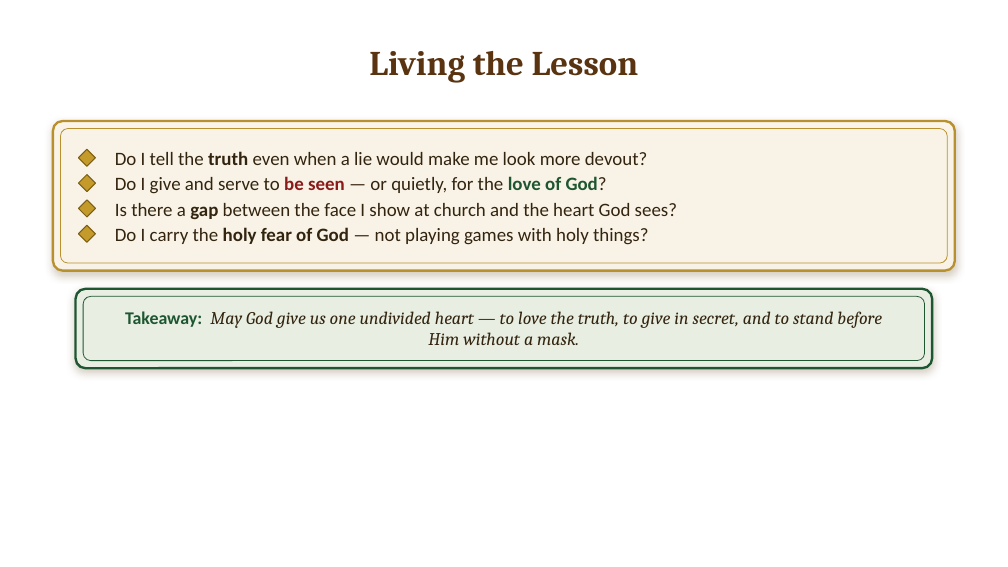
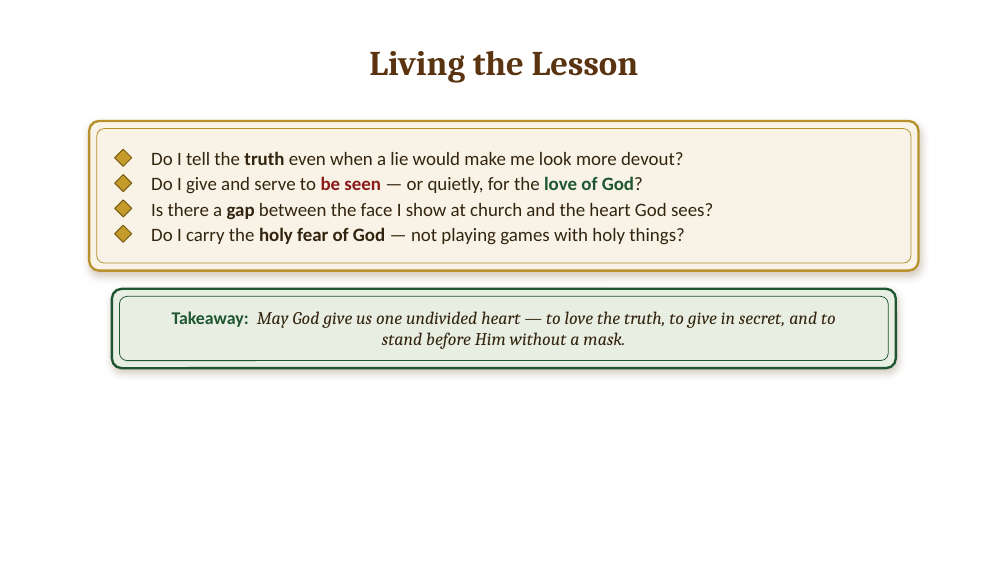
Before and after one commit to kidtechera369-beep/stleotc-theology, a slide deck: slide 14 of downloads/Ananias_and_Sapphira_Lesson_Slides.pptx. Drawn at 1008x567 pixels with LibreOffice and Linux fonts; fonts in the diff are those of the drawing; background and template pictures are left out. Boxes give left, top, right and bottom in pixels: in the first picture for what was removed or moved away, otherwise in the second. Text is boxed around its words. In the diff, an @@ line names an element or a change of style, - is before the commit and + after.

```diff
--- a/downloads/Ananias_and_Sapphira_Lesson_Slides.pptx
+++ b/downloads/Ananias_and_Sapphira_Lesson_Slides.pptx
@@ rounded rectangle: place and size @@
-rounded rectangle at bbox=[53, 121, 955, 271]
+rounded rectangle at bbox=[89, 121, 919, 271]
@@ rounded rectangle: place and size @@
-rounded rectangle at bbox=[60, 129, 948, 263]
+rounded rectangle at bbox=[97, 129, 911, 263]
@@ text "Do I tell the truth ...": place and size @@
-text "Do I tell the truth ..." at bbox=[115, 151, 648, 165]
+text "Do I tell the truth ..." at bbox=[151, 151, 684, 165]
@@ text "Do I give and serve ...": place and size @@
-text "Do I give and serve ..." at bbox=[115, 176, 607, 194]
+text "Do I give and serve ..." at bbox=[151, 176, 643, 194]
@@ text "Is there a gap between ...": place and size @@
-text "Is there a gap between ..." at bbox=[115, 203, 677, 219]
+text "Is there a gap between ..." at bbox=[151, 203, 713, 219]
@@ 4 rectangles: place and size @@
-4 rectangles at bbox=[78, 149, 96, 242]
+4 rectangles at bbox=[115, 149, 132, 242]
@@ text "Do I carry the holy ...": place and size @@
-text "Do I carry the holy ..." at bbox=[115, 227, 648, 245]
+text "Do I carry the holy ..." at bbox=[151, 227, 684, 245]
@@ rounded rectangle: place and size @@
-rounded rectangle at bbox=[76, 289, 932, 368]
+rounded rectangle at bbox=[112, 289, 896, 368]
@@ rounded rectangle: place and size @@
-rounded rectangle at bbox=[83, 296, 925, 361]
+rounded rectangle at bbox=[119, 296, 889, 361]
@@ text "Takeaway: May God give us ..." rewrapped from bbox=[125, 311, 882, 345] to bbox=[172, 311, 836, 349] @@
```
Also in this commit, not shown: 16 other slides changed, 2 other files.
